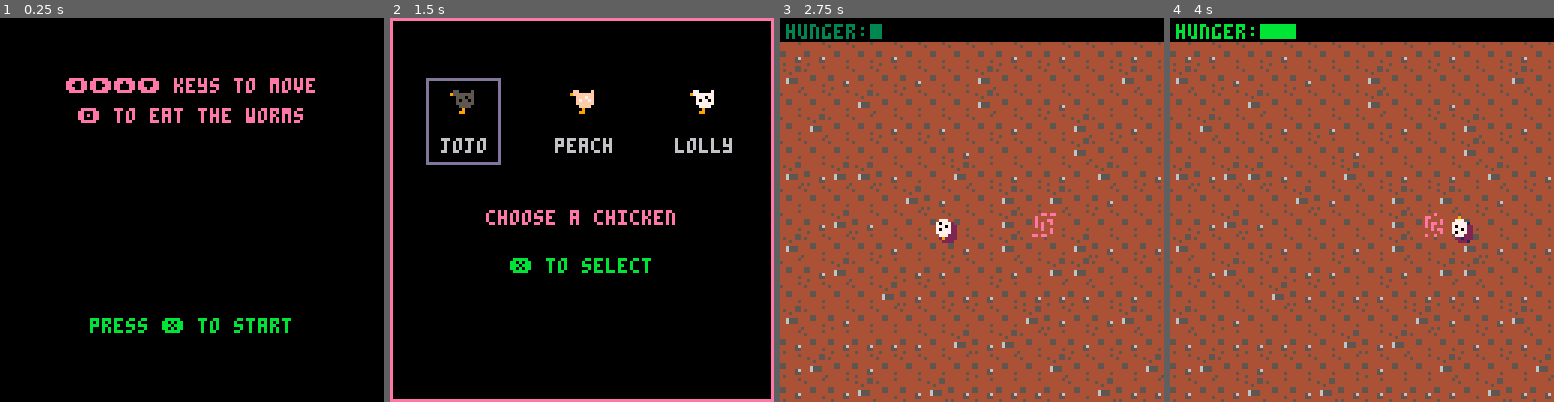
Above: before the commit, frames 1-4 (left to right).
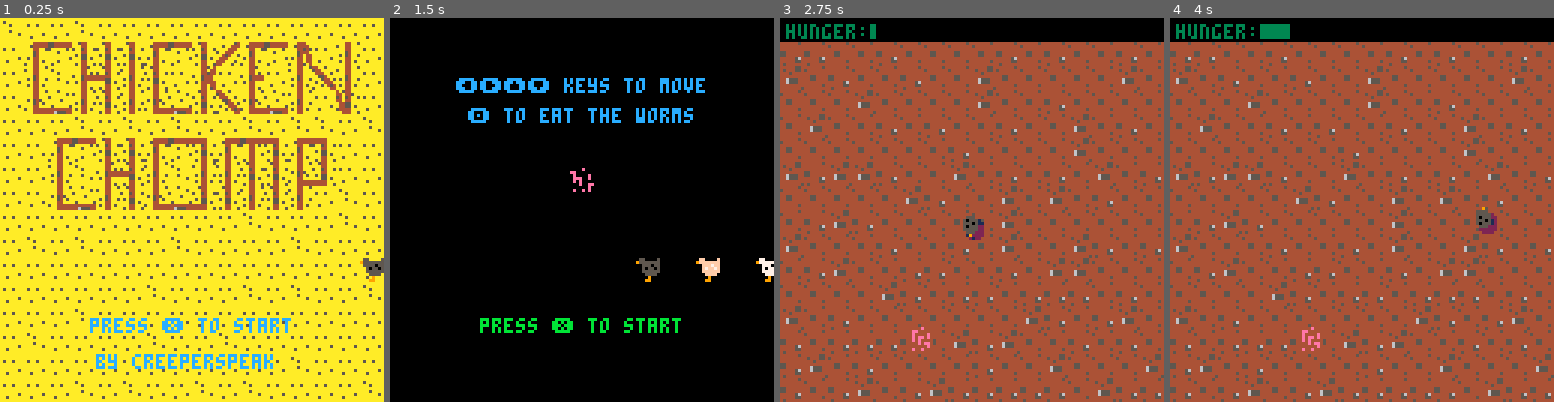
Above: after the commit, the same moments.

Repository: mranisavljevic/ChickenChomp
Game: PICO-8 cartridge chickens.p8
The game is run twice, just before and just after one commit, with the same random seed, the same clock (stepped at 60 frames per second) and the same inputs.
Inputs:
- Up to frame 1 (0.25 s): no input
- Up to frame 2 (1.5 s): tap O (Z key) at 0.33, 0.7, 1.43 s; tap X (X key) at 1.07 s
- Up to frame 3 (2.75 s): hold Left 1.97-2.37 s; tap X (X key) at 2.07, 2.4, 2.73 s; tap O (Z key) at 2.22 s; hold Down from 2.42 s (still down)
- Up to frame 4 (4 s): release Down at 2.82 s; hold Right 2.87-3.53 s; tap X (X key) at 3.07, 3.4, 3.73 s; tap O (Z key) at 3.1, 3.98 s; hold Up from 3.58 s (still down)

The runs differ from the first frame. In frame 1, 100% of the frame differs, in the area x 0-100%, y 0-100%; in frame 2, 10%; in frame 3, 0.9%; in frame 4, 1.6%.

Commit message:
add sfx, opening screen, chicken setup

Diff:
--- a/chickens.p8
+++ b/chickens.p8
@@ -16,6 +16,8 @@
 
 shdw={}
 
+ss_chickens={}
+
 function _init()
 	cls()
 	pal(8,0)
@@ -23,8 +25,8 @@
 end
 
 function init()
- state.draw=draw_tutorial
- state.update=update_tutorial
+ state.draw=draw_startscreen
+ state.update=update_startscreen
  chicken.selection=0
  chicken.x=60
  chicken.y=60
@@ -35,8 +37,20 @@
  chicken.tmr=0
  chicken.tot=0
  chicken.sprt=2
+ chicken.running=0
  make_worms()
  set_shadow()
+
+ local c1={}
+ local c2={}
+ local c3={}
+ c1.s=1
+ c1.x=128
+ c2.s=4
+ c2.x=148
+ c3.s=7
+ c3.x=168
+ ss_chickens={c1,c2,c3}
 end
 
 function _update()
@@ -54,16 +68,86 @@
 	shdw[14]=4
 end
 
+function draw_startscreen()
+ map(20,0,0,0,128/8,128/8)
+ print("press ❎ to start",30,100,12)
+ print("by creeperspeak",32,112,12)
+ for x=1,3 do
+  local c=ss_chickens[x]
+  spr(c.s,c.x,80)
+
+  if(chicken.tmr%2==1) then
+   pset(c.x+5,86,9)
+   pset(c.x+5,87,9)
+   pset(c.x+4,87,9)
+  else
+   pset(c.x+4,86,9)
+   pset(c.x+4,87,9)
+   pset(c.x+3,87,9)
+  end
+ end
+end
+
+function update_startscreen()
+ if(btnp(5)) then
+  state.update=update_tutorial
+  state.draw=draw_tutorial
+
+  worm={}
+  worm.tmr=0
+  local loc={}
+  loc.x=60
+  loc.y=50
+  worm.loc=loc
+ end
+ for x=1,3 do
+  ss_chickens[x].x-=1
+  if(ss_chickens[x].x<=-24) then ss_chickens[x].x=128 end
+ end
+ chicken.tmr+=1
+ if(chicken.tmr==60) then
+  chicken.tmr=0
+ end
+end
+
 function draw_tutorial()
- print("⬅️➡️⬆️⬇️ keys to move",22,20,14)
- print("🅾️ to eat the worms",26,30,14)
+ cls()
+ print("⬅️➡️⬆️⬇️ keys to move",22,20,12)
+ print("🅾️ to eat the worms",26,30,12)
  print("press ❎ to start",30,100,11)
+ for x=1,3 do
+  local c=ss_chickens[x]
+  spr(c.s,c.x,80)
+  if(chicken.tmr%2==1) then
+   pset(c.x+5,86,9)
+   pset(c.x+5,87,9)
+   pset(c.x+4,87,9)
+  else
+   pset(c.x+4,86,9)
+   pset(c.x+4,87,9)
+   pset(c.x+3,87,9)
+  end
+ end
+ pal(4,0)
+ draw_worms()
+ pal(4,4)
 end
 
 function update_tutorial()
  if(btnp(5)) then
   state.update=update_select
   state.draw=draw_select
+  chicken.tmr=0
+  worm={}
+  make_worms()
+ end
+ for x=1,3 do
+  ss_chickens[x].x-=1
+  if(ss_chickens[x].x<=-24) then ss_chickens[x].x=128 end
+ end
+ chicken.tmr+=1
+ if(chicken.tmr==60) then
+  chicken.tmr=0
  end
 end
 
@@ -78,6 +162,9 @@
 	print("peach",55,40,6)
 	spr(7,100,24)
 	print("lolly",95,40,6)
+ pset(24,30,9)
+ pset(64,31,9)
+ pset(103,31,9)
 	if(chicken.selection==0) then rect(12,20,36,48,13) end
 	if(chicken.selection==1) then rect(52,20,76,48,13) end
 	if(chicken.selection==2) then rect(92,20,116,48,13) end
@@ -144,10 +231,20 @@
 
 function update_casual()
  move_chicken()
+ local static=abs(chicken.acc.x)<1.5 and abs(chicken.acc.y)<1.5
+ if(static) then
+  if(chicken.running==1) then sfx(-1,3) end
+  chicken.running=0
+ else
+  if(chicken.running==0) then sfx(2,3) end
+  chicken.running=1
+ end
  chicken_peck()
 	update_time()
 	if(chicken.hngr>=95) then
 		--game over
+  sfx(-1,3)
+  sfx(3,1)
   state.update=update_gameover
   state.draw=draw_gameover
 	end
@@ -225,6 +322,8 @@
 	if(abs(chicken.acc.y)<0.1) then chicken.acc.y=0 end
 	chicken.hngr+=0.2
 	chicken.hngr=chicken.hngr>=95 and 95 or chicken.hngr
+
+ local static=abs(chicken.acc.x)<1.5 and abs(chicken.acc.y)<1.5
 end
 
 function update_time()
@@ -238,13 +337,17 @@
  local adj=flr(chicken.tot/d)
  if(chicken.tot<d) then adj=0 end
  wrm_time-=(30*adj)
- if(worm.tmr>wrm_time) then make_worms() end
+ if(worm.tmr>wrm_time) then
+  make_worms()
+  sfx(0,1)
+ end
 end
 
 function chicken_peck()
 	if(in_worms()) then
 		if(btnp(4)) then
 			chicken_eat()
+   sfx(1,1)
 		end
 	end
 end
@@ -450,6 +553,11 @@
 
 function draw_gameover()
  cls()
+ local score=chicken.tmr>0 and chicken.tmr/60 or 0
+ score+=chicken.tot
+ score*=100
+ local scoretext="score: "..score
+ print(scoretext,36,36,12)
  print("game over",46,56,2)
  print("❎ to restart",36,66,11)
 end
@@ -590,13 +698,13 @@
 0000000000000000000000000000000000000000000000000000000000000000000000000000000000000000000000000000000000000000000000000000000000000000000000000000000000000000000000000000000000000000000000000000000000000000000000000000000000000000000000000000000000000000
 __map__
 0c0c0b0b0c0b0b0b0b0c0b0c0b0b0c0b00000000242323242323232323232323232323230000000000000000000000000000000000000000000000000000000000000000000000000000000000000000000000000000000000000000000000000000000000000000000000000000000000000000000000000000000000000000
-0d0b0c0b0b0c0b0b0d0b0b0b0b0b0d0b00000000231d2b233737371d2b371d1d2b1b24230000000000000000000000000000000000000000000000000000000000000000000000000000000000000000000000000000000000000000000000000000000000000000000000000000000000000000000000000000000000000000
-0b0b0b0d0b0b0b0b0d0b0b0c0b0b0b0b00000000231b24231c381b37231c381c231b23230000000000000000000000000000000000000000000000000000000000000000000000000000000000000000000000000000000000000000000000000000000000000000000000000000000000000000000000000000000000000000
-0b0d0b0b0c0b0c0b0b0c0b0b0d0b0c0b00000000231e3b231b371b1e3b371e1e3b1b23230000000000000000000000000000000000000000000000000000000000000000000000000000000000000000000000000000000000000000000000000000000000000000000000000000000000000000000000000000000000000000
+0d0b0c0b0b0c0b0b0d0b0b0b0b0b0d0b00000000231d2b3737371d2b37291d2b2f231b230000000000000000000000000000000000000000000000000000000000000000000000000000000000000000000000000000000000000000000000000000000000000000000000000000000000000000000000000000000000000000
+0b0b0b0d0b0b0b0b0d0b0b0c0b0b0b0b00000000231b241c381b37231f231c231b2a1b230000000000000000000000000000000000000000000000000000000000000000000000000000000000000000000000000000000000000000000000000000000000000000000000000000000000000000000000000000000000000000
+0b0d0b0b0c0b0c0b0b0c0b0b0d0b0c0b00000000231e3b1b371b1e3b372a1e3b1b2336230000000000000000000000000000000000000000000000000000000000000000000000000000000000000000000000000000000000000000000000000000000000000000000000000000000000000000000000000000000000000000
 0b0b0b0b0b0b0b0c0b0b0b0b0d0b0b0b00000000232323242324232423232423242423240000000000000000000000000000000000000000000000000000000000000000000000000000000000000000000000000000000000000000000000000000000000000000000000000000000000000000000000000000000000000000
-0d0c0d0d0c0b0b0d0b0c0b0c0b0d0b0c00000000232324232323232323242323242323230000000000000000000000000000000000000000000000000000000000000000000000000000000000000000000000000000000000000000000000000000000000000000000000000000000000000000000000000000000000000000
-0b0b0b0b0b0d0c0b0b0d0b0d0b0c0b0b00000000232324232423232324232423232323230a00000000000000000000000000000000000000000000000000000000000000000000000000000000000000000000000000000000000000000000000000000000000000000000000000000000000000000000000000000000000000
-0b0c0d0c0b0b0b0b0b0d0b0b0b0b0b0b00000000232323232324232323232323232324230a00000000000000000000000000000000000000000000000000000000000000000000000000000000000000000000000000000000000000000000000000000000000000000000000000000000000000000000000000000000000000
+0d0c0d0d0c0b0b0d0b0c0b0c0b0d0b0c0000000023231d2b37371d2b391d2c391d3923230000000000000000000000000000000000000000000000000000000000000000000000000000000000000000000000000000000000000000000000000000000000000000000000000000000000000000000000000000000000000000
+0b0b0b0b0b0d0c0b0b0d0b0d0b0c0b0b0000000023231b241c381b241b1b37371e3a23230a00000000000000000000000000000000000000000000000000000000000000000000000000000000000000000000000000000000000000000000000000000000000000000000000000000000000000000000000000000000000000
+0b0c0d0c0b0b0b0b0b0d0b0b0b0b0b0b0000000023231e3b1b371e3b3a371b371b2324230a00000000000000000000000000000000000000000000000000000000000000000000000000000000000000000000000000000000000000000000000000000000000000000000000000000000000000000000000000000000000000
 0d0b0b0b0c0b0b0c0b0d0b0b0d0c0b0c0a000000232323232323232323232423232324230000000000000000000000000000000000000000000000000000000000000000000000000000000000000000000000000000000000000000000000000000000000000000000000000000000000000000000000000000000000000000
 0b0c0d0b0b0c0c0b0b0c0b0d0d0b0b0b0a000000232423242323232423232323242323230000000000000000000000000000000000000000000000000000000000000000000000000000000000000000000000000000000000000000000000000000000000000000000000000000000000000000000000000000000000000000
 0b0b0b0b0d0c0b0c0c0b0c0c0c0b0c0b0a000000232323232323232323232323232323230000000000000000000000000000000000000000000000000000000000000000000000000000000000000000000000000000000000000000000000000000000000000000000000000000000000000000000000000000000000000000
Not shown, changed: 32 lines of the sprite sheet (__gfx__) section of chickens.p8
Not shown, changed: the music (__music__) section of chickens.p8
Not shown, changed: the sound effects (__sfx__) section of chickens.p8
Not shown, changed: chickens.js
